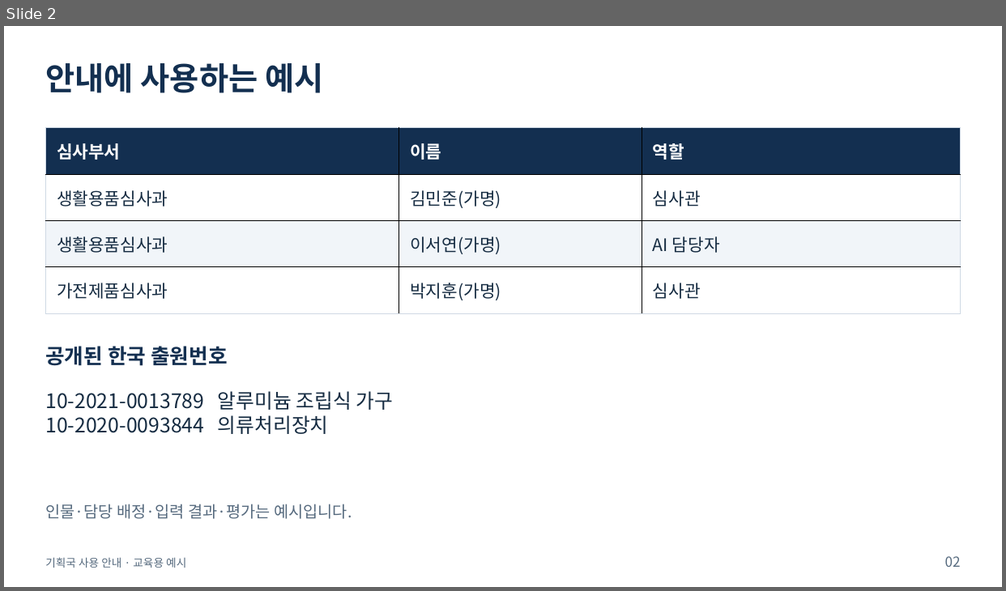
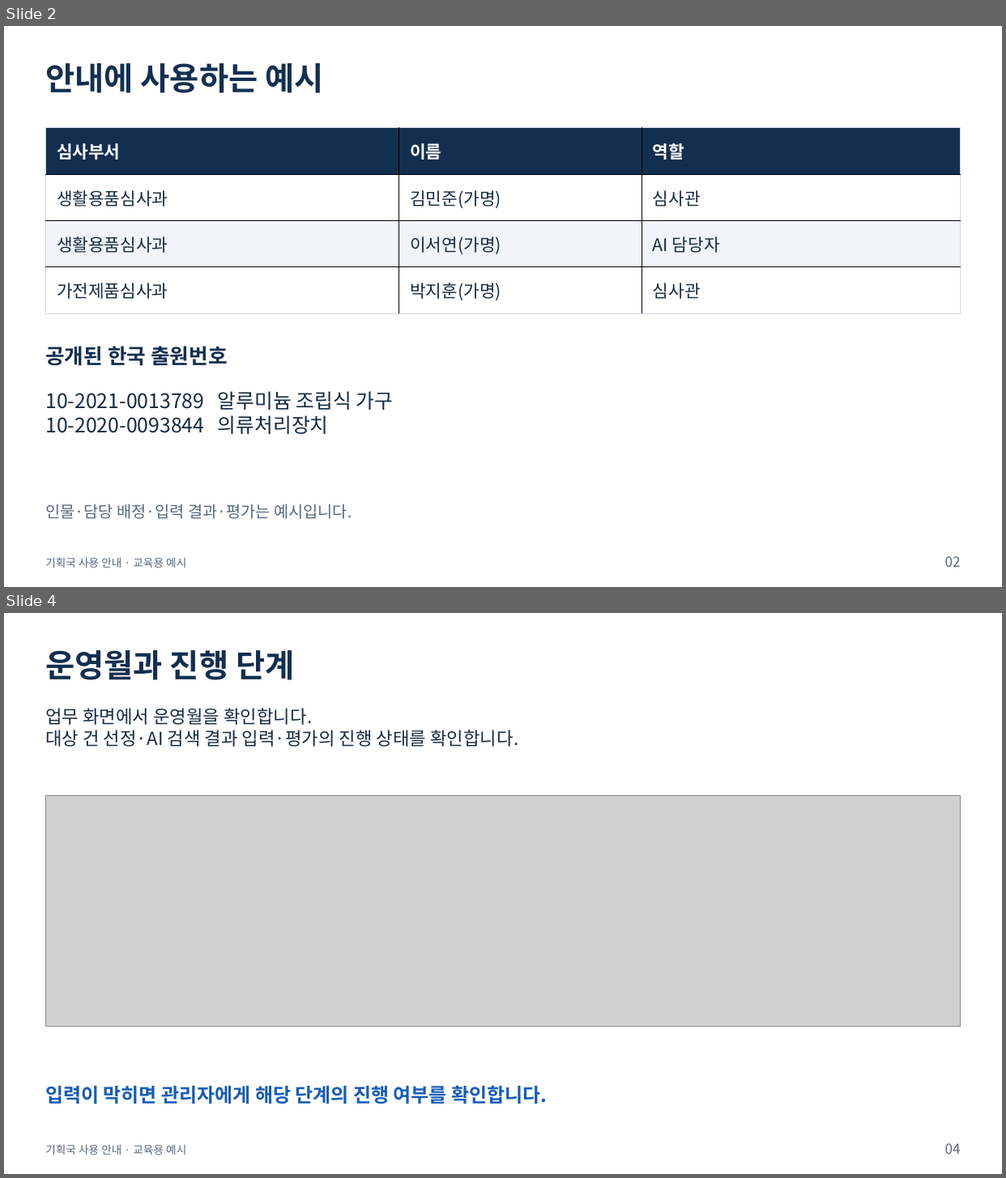
Before and after one commit to sohnjun96/PatentExamTools, a slide deck: docs/user-guides/기획국_AI검색결과평가_사용안내.pptx. Shown one above the other, each under a label of ours: slide 2 before the commit, slides 2 and 4 after it; the slides between them are not shown. The pictures are 1006x591 and 1006x1178 pixels, drawn with LibreOffice and Linux fonts; fonts in the diff are those of the drawing; grey boxes stand for pictures. Boxes give left, top, right and bottom in pixels: in the first picture for what was removed or moved away, otherwise in the second. Text is boxed around its words. In the diff, an @@ line names an element or a change of style, - is before the commit and + after.

```diff
--- a/docs/user-guides/기획국_AI검색결과평가_사용안내.pptx
+++ b/docs/user-guides/기획국_AI검색결과평가_사용안내.pptx
@@ slide 4 added at <box>4,613,1002,1174</box>, background #FFFFFF @@
@@ text added at <box>45,650,294,680</box>, 34.5 pt, text #132F50, bold @@
+운영월과 진행 단계
@@ text added at <box>45,708,518,747</box>, 19.5 pt, text #152B41 @@
+업무 화면에서 운영월을 확인합니다.
+대상 건 선정·AI 검색 결과 입력·평가의 진행 상태를 확인합니다.
@@ picture added at <box>45,795,960,1026</box> @@
@@ text added at <box>45,1085,547,1104</box>, 21 pt, text #165CB8, bold @@
+입력이 막히면 관리자에게 해당 단계의 진행 여부를 확인합니다.
@@ text added at <box>45,1144,186,1155</box>, 12 pt, text #566A7E @@
+기획국 사용 안내 · 교육용 예시
@@ text added at <box>945,1144,961,1154</box>, 15 pt, text #566A7E @@
+04
```
Also in this commit, not shown: 7 slides changed, 6 other slides added, 1 slide removed, 1 other file.
